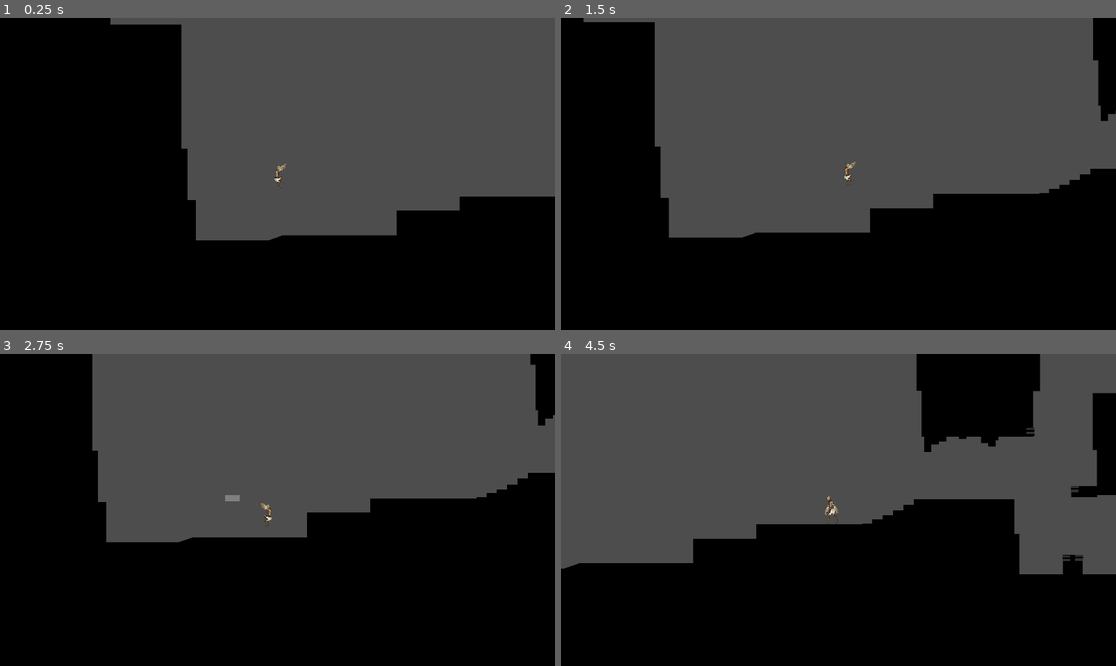
Above: before the commit, frames 1-4 (two rows, left to right).
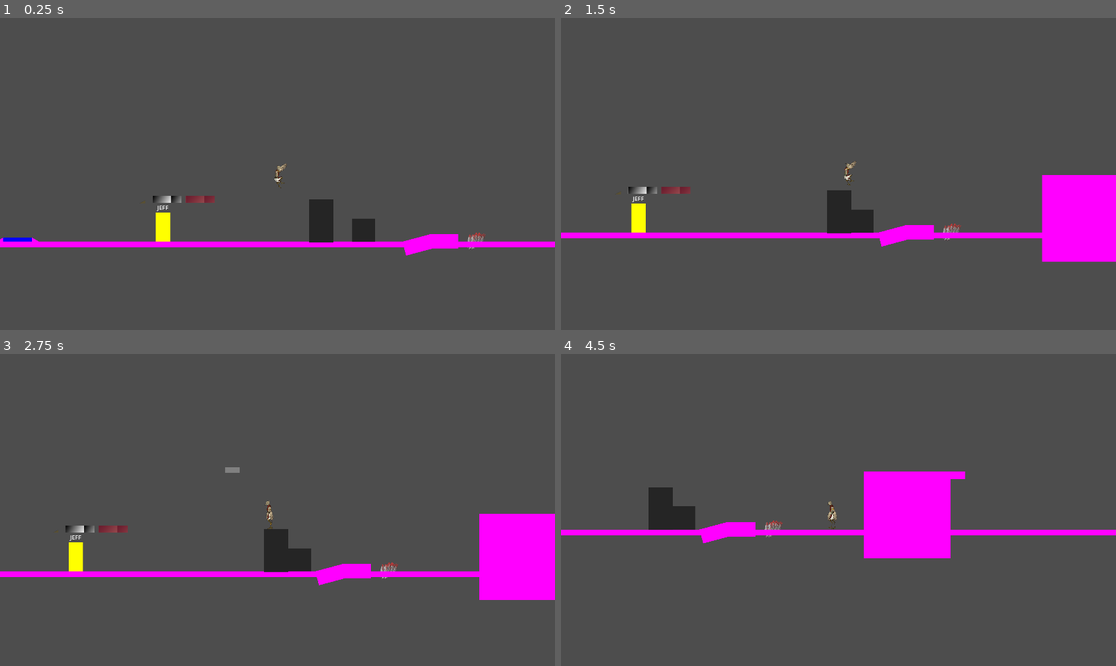
Above: after the commit, the same moments.

Repository: M4przybysz/Kamen-z-serca
Game: Godot game, scene res://src/gameplay/gameplay.tscn
Two runs of this game, one before a commit and one after it. Both use one fixed random seed, a clock stepped at 60 frames per second and the inputs below. This scene is started directly instead of the project's main scene.
Inputs (mouse positions are in pixels of both pictures, inside the frame that each line leads up to):
- Up to frame 1 (0.25 s): no input
- Up to frame 2 (1.5 s): move the mouse to (960, 158) at 0.52 s; hold D (move_right) from 0.53 s (still down); tap Mouse wheel down (change_feather_down) at 0.6 s; tap Space (jump) at 0.77 s; move the mouse to (727, 189) at 1.27 s; tap Mouse wheel up (change_feather_up) at 1.35 s
- Up to frame 3 (2.75 s): tap Space (jump) at 1.52 s; move the mouse to (333, 441) at 2.02 s; release D (move_right) at 2.03 s; hold A (move_left) from 2.03 s (still down); tap Middle mouse button (feather_throw) at 2.1 s
- Up to frame 4 (4.5 s): move the mouse to (810, 572) at 2.77 s; release A (move_left) at 2.78 s; hold D (move_right) 2.78-4.28 s; tap Q (shield_use) at 2.85 s; tap Space (jump) at 3.02, 3.77 s; move the mouse to (1005, 556) at 3.52 s; tap Shift (slide_and_air_dash) at 3.6 s; move the mouse to (672, 463) at 4.27 s; hold A (move_left) from 4.28 s (still down); right-click (672, 463) at 4.35 s

The runs differ from the first frame. In frame 1, 57% of the frame differs, in the area x 0-100%, y 0-100%; in frame 2, 51%; in frame 3, 58%; in frame 4, 52%.
Error after the commit: Invalid access to property or key 'global_position' on a base object of type 'null instance'. (res://src/enemies/mud_mummy/mud_mummy.gd:205)

Commit message:
Updated programmers playground

Diff:
--- a/la_creatura_game/src/gameplay/gameplay.tscn
+++ b/la_creatura_game/src/gameplay/gameplay.tscn
@@ -1,24 +1,18 @@
-[gd_scene load_steps=6 format=3 uid="uid://w86chk0k7rbt"]
+[gd_scene load_steps=5 format=3 uid="uid://w86chk0k7rbt"]
 
 [ext_resource type="Script" path="res://src/gameplay/gameplay.gd" id="1_i11ig"]
 [ext_resource type="PackedScene" uid="uid://ctso286u1j6so" path="res://src/player/player.tscn" id="1_m47ch"]
 [ext_resource type="PackedScene" uid="uid://c4ffy2ihhl0s2" path="res://src/ui/ui.tscn" id="3_2j3cv"]
-[ext_resource type="PackedScene" uid="uid://bh2xgx3s7m7po" path="res://src/levels/level_design4.tscn" id="3_7xlne"]
-[ext_resource type="PackedScene" uid="uid://dgufgkfvdt0c" path="res://src/levels/level_4.tscn" id="6_qa371"]
+[ext_resource type="PackedScene" uid="uid://c2hu2t4j0od5o" path="res://src/test_elements/levels/programmers_playground.tscn" id="4_gq86j"]
 
 [node name="Gameplay" type="Node2D"]
 process_mode = 1
 script = ExtResource("1_i11ig")
 
-[node name="Level Design" parent="." instance=ExtResource("3_7xlne")]
-
-[node name="Level 4" parent="." instance=ExtResource("6_qa371")]
-rotation = 3.14159
-scale = Vector2(1.02559, -1)
+[node name="ProgrammersPlayground" parent="." instance=ExtResource("4_gq86j")]
 
 [node name="Player" parent="." instance=ExtResource("1_m47ch")]
 position = Vector2(500, 400)
-collision_layer = 1
 
 [node name="Camera2D" type="Camera2D" parent="Player"]
 position = Vector2(7.39098e-06, 1.50204e-05)
--- a/la_creatura_game/src/test_elements/levels/programmers_playground.tscn
+++ b/la_creatura_game/src/test_elements/levels/programmers_playground.tscn
@@ -7,6 +7,11 @@
 [ext_resource type="PackedScene" uid="uid://dr1pgdanv45c4" path="res://src/templates/enviroment/Platform_basic.tscn" id="5_8lnfh"]
 [ext_resource type="Texture2D" uid="uid://cqkv4dqtdf4jr" path="res://icon.svg" id="5_x4klb"]
 [ext_resource type="PackedScene" uid="uid://vhd8wu8sob1g" path="res://src/templates/enviroment/Platform_slowing.tscn" id="6_kn8ie"]
+[ext_resource type="PackedScene" uid="uid://dwl1u5xa8yaj3" path="res://src/enemies/mud_mummy/mud_mummy.tscn" id="8_02asq"]
+[ext_resource type="PackedScene" uid="uid://gtogh0qnp8um" path="res://src/templates/puzzles/pushable_objects_and_pressure_plates/pushable_object.tscn" id="8_7rcs7"]
+[ext_resource type="PackedScene" path="res://src/templates/puzzles/pushable_objects_and_pressure_plates/pressure_plate.tscn" id="9_e0jtf"]
+[ext_resource type="PackedScene" uid="uid://nvpnjg2xb8f4" path="res://src/templates/puzzles/door.tscn" id="10_7wred"]
+[ext_resource type="PackedScene" uid="uid://h673kowl7hhg" path="res://Filar1.tscn" id="12_23iqs"]
 
 [sub_resource type="PhysicsMaterial" id="PhysicsMaterial_yoxu6"]
 
@@ -23,7 +28,7 @@
 size = Vector2(100, 50)
 
 [sub_resource type="RectangleShape2D" id="RectangleShape2D_kocim"]
-size = Vector2(2000, 20)
+size = Vector2(5000, 20)
 
 [sub_resource type="RectangleShape2D" id="RectangleShape2D_dxcl2"]
 size = Vector2(5000, 20)
@@ -40,114 +45,114 @@
 [node name="Spike2" parent="Obstacles" groups=["enemy"] instance=ExtResource("1_cc8v3")]
 position = Vector2(1181, 651)
 
-[node name="BuildingBlocks" type="Node2D" parent="."]
+[node name="Environment" type="Node2D" parent="."]
 
-[node name="Block" type="StaticBody2D" parent="BuildingBlocks"]
+[node name="Block" type="StaticBody2D" parent="Environment"]
 position = Vector2(1500, 450)
-collision_layer = 17
-collision_mask = 17
+collision_layer = 49
+collision_mask = 49
 physics_material_override = SubResource("PhysicsMaterial_yoxu6")
 
-[node name="ColorRect" type="ColorRect" parent="BuildingBlocks/Block"]
+[node name="ColorRect" type="ColorRect" parent="Environment/Block"]
 offset_right = 300.0
 offset_bottom = 300.0
 color = Color(1, 0, 1, 1)
 metadata/_edit_use_anchors_ = true
 
-[node name="CollisionShape2D" type="CollisionShape2D" parent="BuildingBlocks/Block"]
+[node name="CollisionShape2D" type="CollisionShape2D" parent="Environment/Block"]
 position = Vector2(150, 150)
 shape = SubResource("RectangleShape2D_emsya")
 
-[node name="Block1" type="StaticBody2D" parent="BuildingBlocks"]
+[node name="Block1" type="StaticBody2D" parent="Environment"]
 position = Vector2(1800, 450)
-collision_layer = 17
-collision_mask = 17
+collision_layer = 49
+collision_mask = 49
 physics_material_override = SubResource("PhysicsMaterial_yoxu6")
 
-[node name="ColorRect" type="ColorRect" parent="BuildingBlocks/Block1"]
+[node name="ColorRect" type="ColorRect" parent="Environment/Block1"]
 offset_right = 50.0
 offset_bottom = 25.0
 color = Color(1, 0, 1, 1)
 metadata/_edit_use_anchors_ = true
 
-[node name="CollisionShape2D" type="CollisionShape2D" parent="BuildingBlocks/Block1"]
+[node name="CollisionShape2D" type="CollisionShape2D" parent="Environment/Block1"]
 position = Vector2(25, 12.5)
 shape = SubResource("RectangleShape2D_eebte")
 
-[node name="Block2" type="StaticBody2D" parent="BuildingBlocks"]
+[node name="Block2" type="StaticBody2D" parent="Environment"]
 position = Vector2(932, 650)
 rotation = -0.261799
-collision_layer = 17
-collision_mask = 17
+collision_layer = 49
+collision_mask = 49
 physics_material_override = SubResource("PhysicsMaterial_yoxu6")
 
-[node name="ColorRect" type="ColorRect" parent="BuildingBlocks/Block2"]
+[node name="ColorRect" type="ColorRect" parent="Environment/Block2"]
 offset_right = 100.0
 offset_bottom = 50.0
 color = Color(1, 0, 1, 1)
 metadata/_edit_use_anchors_ = true
 
-[node name="CollisionShape2D" type="CollisionShape2D" parent="BuildingBlocks/Block2"]
+[node name="CollisionShape2D" type="CollisionShape2D" parent="Environment/Block2"]
 position = Vector2(50, 25)
 shape = SubResource("RectangleShape2D_k813h")
 
-[node name="Block3" type="StaticBody2D" parent="BuildingBlocks"]
+[node name="Block3" type="StaticBody2D" parent="Environment"]
 position = Vector2(1025, 624)
-collision_layer = 17
-collision_mask = 17
+collision_layer = 49
+collision_mask = 49
 physics_material_override = SubResource("PhysicsMaterial_yoxu6")
 
-[node name="ColorRect" type="ColorRect" parent="BuildingBlocks/Block3"]
+[node name="ColorRect" type="ColorRect" parent="Environment/Block3"]
 offset_right = 100.0
 offset_bottom = 50.0
 color = Color(1, 0, 1, 1)
 metadata/_edit_use_anchors_ = true
 
-[node name="CollisionShape2D" type="CollisionShape2D" parent="BuildingBlocks/Block3"]
+[node name="CollisionShape2D" type="CollisionShape2D" parent="Environment/Block3"]
 position = Vector2(50, 25)
 shape = SubResource("RectangleShape2D_gj37g")
 
-[node name="Floor" type="StaticBody2D" parent="BuildingBlocks"]
+[node name="Floor" type="StaticBody2D" parent="Environment"]
 position = Vector2(0, 650)
-collision_layer = 17
-collision_mask = 17
+collision_layer = 49
+collision_mask = 49
 physics_material_override = SubResource("PhysicsMaterial_yoxu6")
 
-[node name="ColorRect" type="ColorRect" parent="BuildingBlocks/Floor"]
-offset_left = -500.0
+[node name="ColorRect" type="ColorRect" parent="Environment/Floor"]
+offset_left = -3500.0
 offset_right = 1500.0
 offset_bottom = 20.0
 color = Color(1, 0, 1, 1)
 metadata/_edit_use_anchors_ = true
 
-[node name="CollisionShape2D" type="CollisionShape2D" parent="BuildingBlocks/Floor"]
-position = Vector2(500, 10)
+[node name="CollisionShape2D" type="CollisionShape2D" parent="Environment/Floor"]
+position = Vector2(-1000, 10)
 shape = SubResource("RectangleShape2D_kocim")
 
-[node name="Floor1" type="StaticBody2D" parent="BuildingBlocks"]
+[node name="Floor1" type="StaticBody2D" parent="Environment"]
 position = Vector2(1800, 650)
-collision_layer = 17
-collision_mask = 17
+collision_layer = 49
+collision_mask = 49
 physics_material_override = SubResource("PhysicsMaterial_yoxu6")
 
-[node name="ColorRect" type="ColorRect" parent="BuildingBlocks/Floor1"]
+[node name="ColorRect" type="ColorRect" parent="Environment/Floor1"]
 offset_right = 5000.0
 offset_bottom = 20.0
 color = Color(1, 0, 1, 1)
 metadata/_edit_use_anchors_ = true
 
-[node name="CollisionShape2D" type="CollisionShape2D" parent="BuildingBlocks/Floor1"]
+[node name="CollisionShape2D" type="CollisionShape2D" parent="Environment/Floor1"]
 position = Vector2(2500, 10)
 shape = SubResource("RectangleShape2D_dxcl2")
 
-[node name="PlatformBreaking" parent="BuildingBlocks" instance=ExtResource("4_frxwc")]
+[node name="PlatformBreaking" parent="Environment" instance=ExtResource("4_frxwc")]
 position = Vector2(-57, 492)
 texture_file = ExtResource("5_x4klb")
 
-[node name="PlatformBasic" parent="BuildingBlocks" instance=ExtResource("5_8lnfh")]
+[node name="PlatformBasic" parent="Environment" instance=ExtResource("5_8lnfh")]
 position = Vector2(68, 491)
 
-[node name="PlatformSlowing" parent="BuildingBlocks" instance=ExtResource("6_kn8ie")]
+[node name="PlatformSlowing" parent="Environment" instance=ExtResource("6_kn8ie")]
 position = Vector2(183, 491)
 script = SubResource("GDScript_6jpx3")
 
@@ -159,4 +164,22 @@
 [node name="Enemies" type="Node2D" parent="."]
 
 [node name="EnemyTemplate" parent="Enemies" instance=ExtResource("3_tev26")]
-position = Vector2(2404, 591)
+position = Vector2(6632, 550)
+
+[node name="MudMummy" parent="Enemies" instance=ExtResource("8_02asq")]
+position = Vector2(2962, 591)
+
+[node name="Puzzles" type="Node2D" parent="."]
+
+[node name="PushableObject" parent="Puzzles" instance=ExtResource("8_7rcs7")]
+position = Vector2(798, 565)
+
+[node name="PressurePlate" parent="Puzzles" node_paths=PackedStringArray("connected_thing") instance=ExtResource("9_e0jtf")]
+position = Vector2(-399, 643)
+connected_thing = NodePath("../Door")
+
+[node name="Door" parent="Puzzles" instance=ExtResource("10_7wred")]
+position = Vector2(-576, 404)
+
+[node name="PushableObject3" parent="Puzzles" instance=ExtResource("12_23iqs")]
+position = Vector2(649, 503)
Not shown: 1 places in la_creatura_game/level_design.tscn that only renumber resources
Not shown: 1 places in la_creatura_game/src/test_elements/levels/programmers_playground.tscn that only renumber resources
